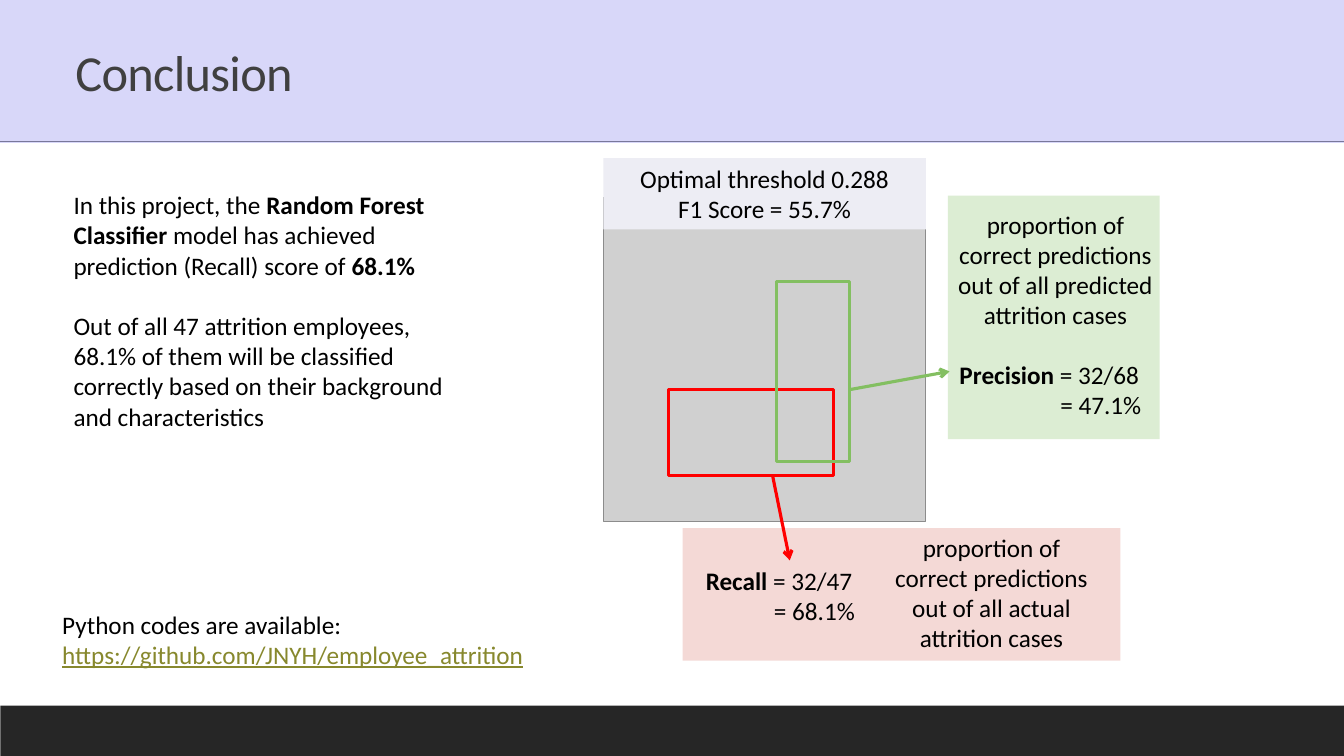
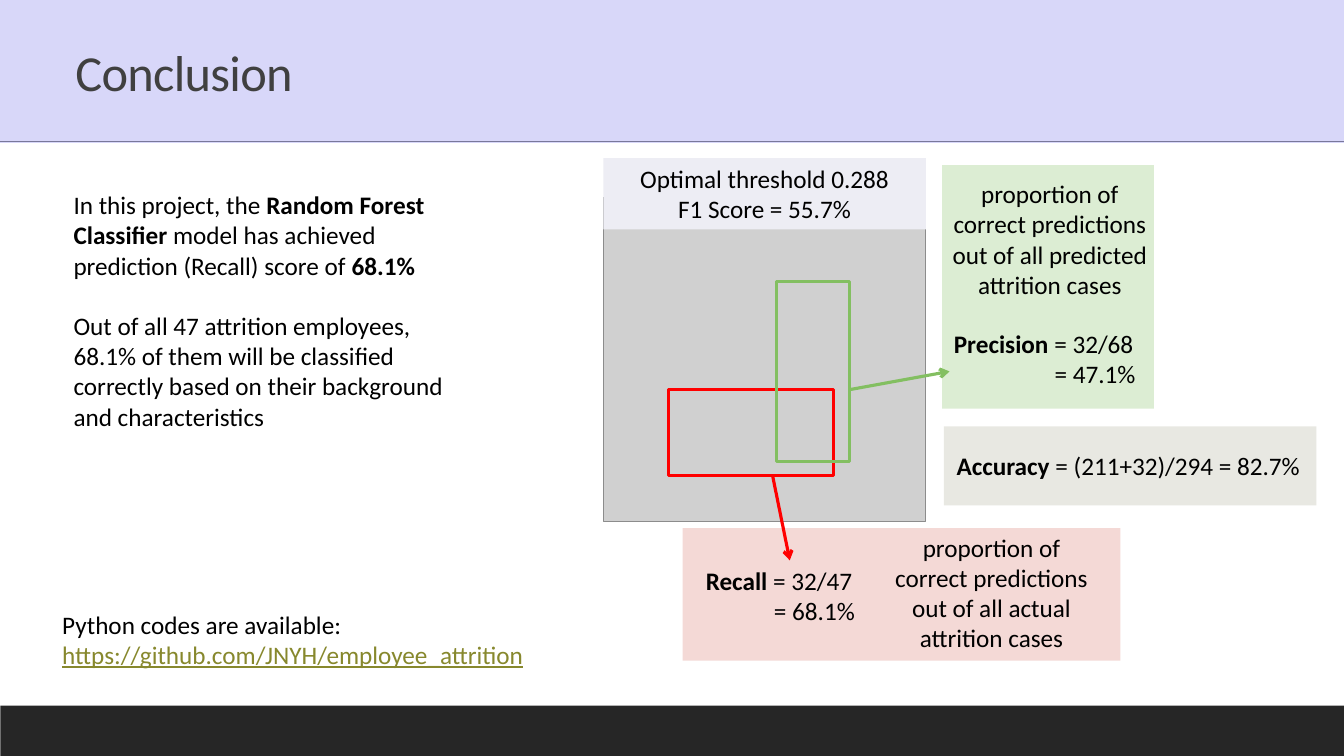
Before and after one commit to JNYH/employee_attrition, a slide deck: slide 11 of employee_attrition.pptx. Drawn at 1344x756 pixels with LibreOffice and Linux fonts; fonts in the diff are those of the drawing; grey boxes stand for pictures; background and template pictures are left out. Boxes give left, top, right and bottom in pixels: in the first picture for what was removed or moved away, otherwise in the second. Text is boxed around its words. In the diff, an @@ line names an element or a change of style, - is before the commit and + after.

```diff
--- a/employee_attrition.pptx
+++ b/employee_attrition.pptx
@@ 2 texts, 1 rectangle: place and size @@
-2 texts, 1 rectangle at [948, 196, 1159, 440]
+2 texts, 1 rectangle at [943, 165, 1154, 409]
@@ rectangle added at [944, 426, 1317, 505], fill #E8E8E2 @@
@@ text added at [957, 456, 1300, 479], 18 pt, text #000000 @@
+Accuracy = (211+32)/294 = 82.7%
```
Also in this commit, not shown: 2 other slides changed.
